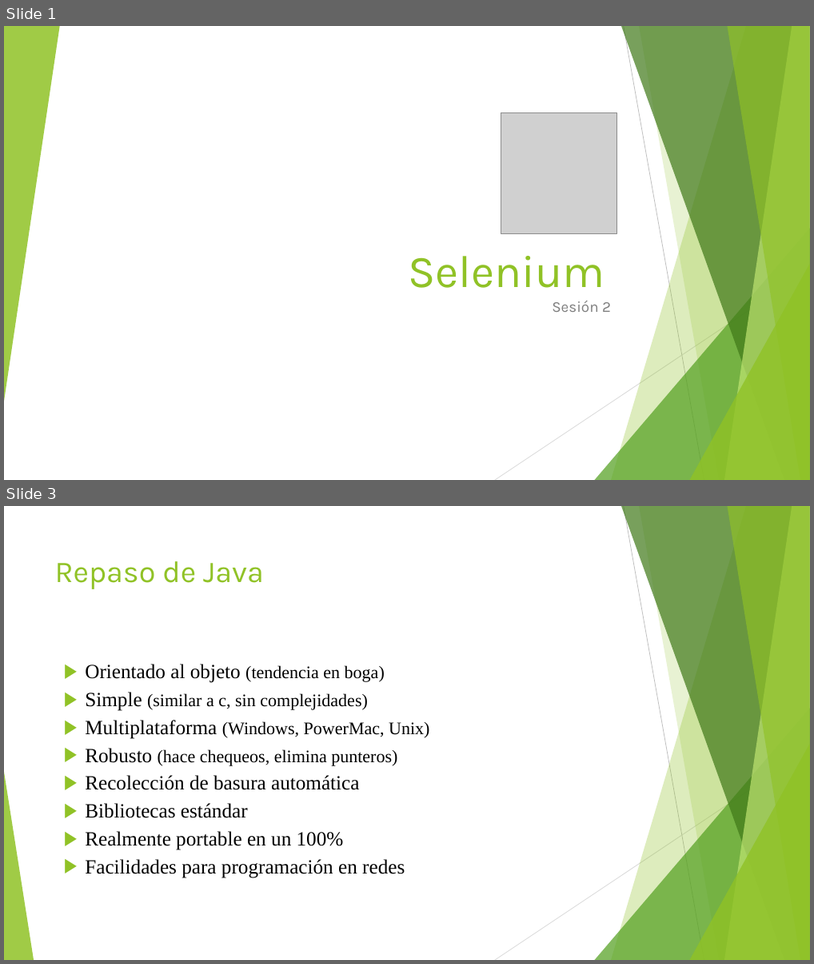
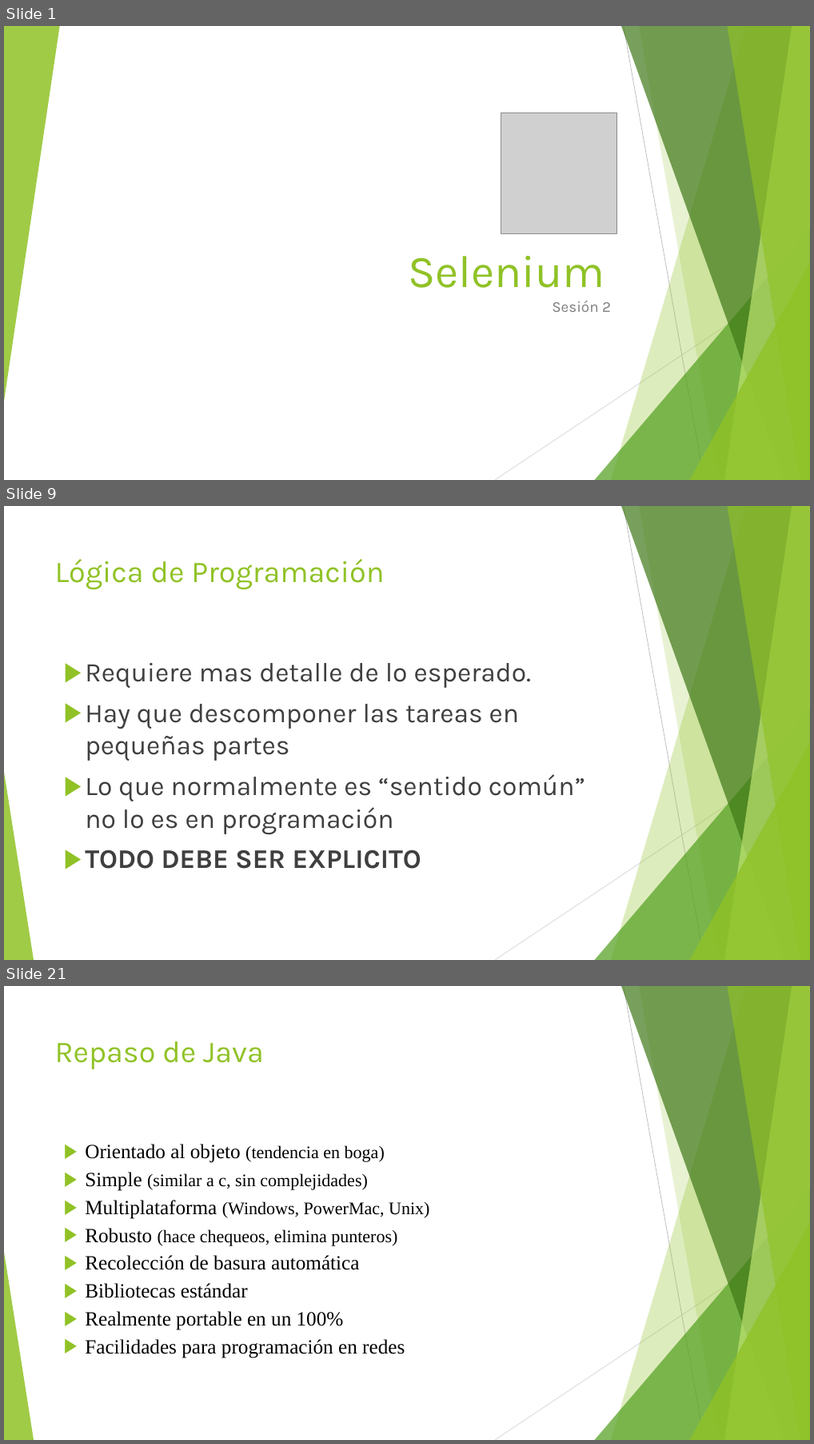
Before and after one commit to jomarnavarro/basicJava, a slide deck: Selenium, session 2.pptx. Shown one above the other, each under a label of ours: slides 1 and 3 before the commit, slides 1, 9 and 21 after it; the slides between them are not shown. The pictures are 814x964 and 814x1444 pixels, drawn with LibreOffice and Linux fonts; fonts in the diff are those of the drawing; grey boxes stand for pictures. Boxes give left, top, right and bottom in pixels: in the first picture for what was removed or moved away, otherwise in the second. Text is boxed around its words. In the diff, an @@ line names an element or a change of style, - is before the commit and + after.

```diff
--- a/Selenium, session 2.pptx
+++ b/Selenium, session 2.pptx
@@ slide 9 added at (x1=4, y1=506, x2=810, y2=960), background #FFFFFF; not listed: 10 template elements that a slide beside it also shows @@
@@ title added at (x1=55, y1=559, x2=384, y2=590), 36 pt, text #90C226 @@
+Lógica de Programación
@@ text added at (x1=85, y1=663, x2=586, y2=868), 32 pt, text #3F3F3F @@
+▶ Requiere mas detalle de lo esperado.
+▶ Hay que descomponer las tareas en pequeñas partes
+▶ Lo que normalmente es “sentido común” no lo es en programación
+▶ TODO DEBE SER EXPLICITO
@@ what was slide 3 is now slide 21 @@
```
Also in this commit, not shown: 18 other slides added, 1 slide removed.
